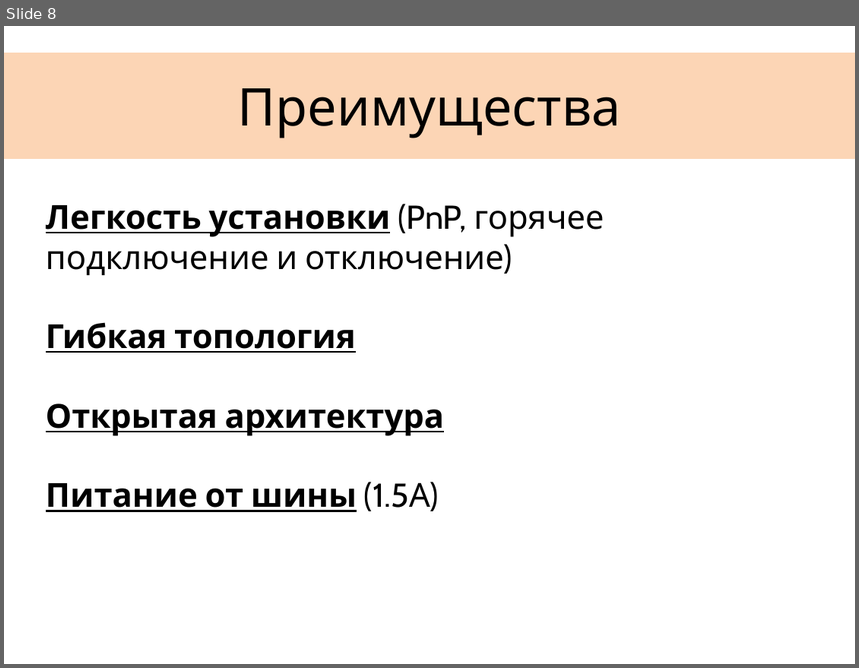
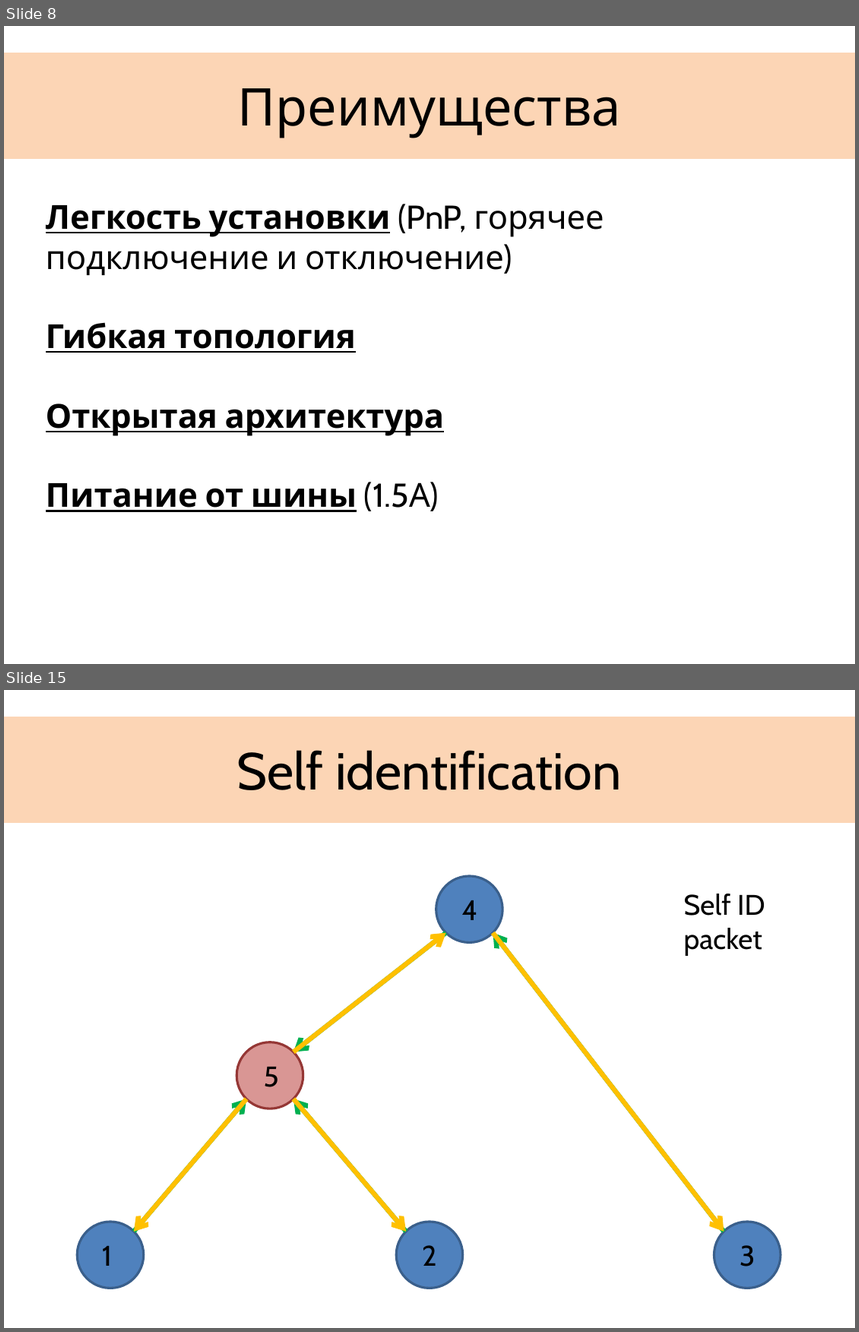
Before and after one commit to gosha92/FireWire, a slide deck: FireWire.pptx. Shown one above the other, each under a label of ours: slide 8 before the commit, slides 8 and 15 after it; the slides between them are not shown. The pictures are 859x668 and 859x1332 pixels, drawn with LibreOffice and Linux fonts; fonts in the diff are those of the drawing. Boxes give left, top, right and bottom in pixels: in the first picture for what was removed or moved away, otherwise in the second. Text is boxed around its words. In the diff, an @@ line names an element or a change of style, - is before the commit and + after.

```diff
--- a/FireWire.pptx
+++ b/FireWire.pptx
@@ slide 15 added at bbox=[4, 690, 855, 1328], background #FFFFFF; not listed: 1 template element that a slide beside it also shows @@
@@ title added at bbox=[237, 750, 622, 790], 44 pt, text #000000 @@
+Self identification
@@ ellipse added at bbox=[436, 876, 503, 943], fill #4F81BD, outline #3A5F8C 2 pt @@
@@ text added at bbox=[684, 894, 766, 955], 24 pt, text #000000 @@
+Self ID
+packet
@@ text added at bbox=[462, 901, 478, 920], 24 pt, text #000000 @@
+4
@@ line added from (446, 932) to (294, 1053), #4B7EBC 0.75 pt @@
@@ arrow added from (446, 932) to (294, 1053), #00B050 4 pt @@
@@ arrow added from (294, 1053) to (446, 932), #FFC000 4 pt @@
@@ line added from (493, 932) to (724, 1231), #4B7EBC 0.75 pt @@
@@ arrow added from (724, 1231) to (493, 932), #00B050 4 pt @@
@@ arrow added from (493, 932) to (724, 1231), #FFC000 4 pt @@
@@ ellipse added at bbox=[237, 1043, 303, 1109], fill #D99694, outline #953735 2 pt @@
@@ text added at bbox=[264, 1067, 279, 1087], 24 pt, text #000000 @@
+5
@@ line added from (246, 1100) to (134, 1231), #4B7EBC 0.75 pt @@
@@ arrow added from (134, 1231) to (246, 1100), #00B050 4 pt @@
@@ arrow added from (246, 1100) to (134, 1231), #FFC000 4 pt @@
@@ line added from (294, 1100) to (406, 1231), #4B7EBC 0.75 pt @@
@@ arrow added from (406, 1231) to (294, 1100), #00B050 4 pt @@
@@ arrow added from (294, 1100) to (406, 1231), #FFC000 4 pt @@
@@ ellipse added at bbox=[77, 1222, 144, 1288], fill #4F81BD, outline #3A5F8C 2 pt @@
@@ ellipse added at bbox=[396, 1222, 463, 1288], fill #4F81BD, outline #3A5F8C 2 pt @@
@@ ellipse added at bbox=[714, 1222, 780, 1288], fill #4F81BD, outline #3A5F8C 2 pt @@
@@ text added at bbox=[102, 1246, 112, 1266], 24 pt, text #000000 @@
+1
@@ text added at bbox=[422, 1246, 437, 1266], 24 pt, text #000000 @@
+2
@@ text added at bbox=[740, 1246, 755, 1267], 24 pt, text #000000 @@
+3
```
Also in this commit, not shown: 2 slides changed, 7 other slides added, 1 slide removed.
